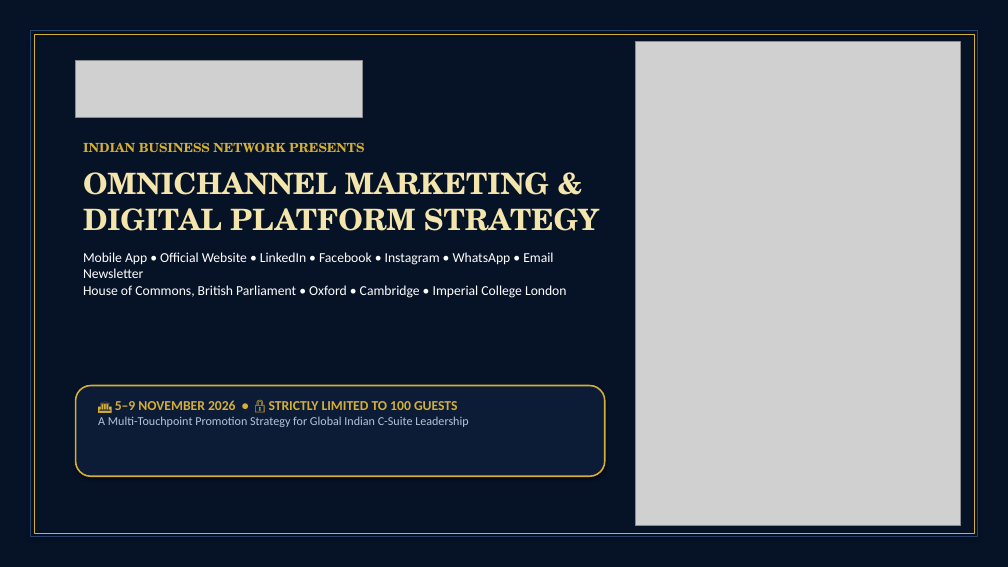
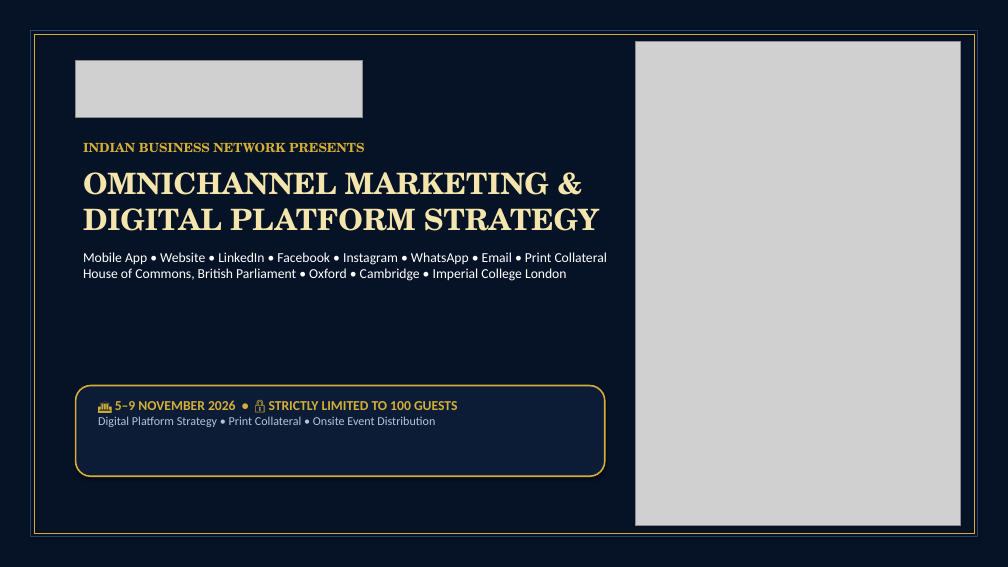
Before and after one commit to sentientiaproject/ibn-london-2026, a slide deck: slide 1 of IBN_2026_Digital_Marketing_and_Platform_Strategy.pptx. Drawn at 1008x567 pixels with LibreOffice and Linux fonts; fonts in the diff are those of the drawing; grey boxes stand for pictures. Boxes give left, top, right and bottom in pixels: in the first picture for what was removed or moved away, otherwise in the second. Text is boxed around its words. In the diff, an @@ line names an element or a change of style, - is before the commit and + after.

Commit message:
Include printable brochure and onsite template distribution in slides, PPTX, and website

```diff
--- a/IBN_2026_Digital_Marketing_and_Platform_Strategy.pptx
+++ b/IBN_2026_Digital_Marketing_and_Platform_Strategy.pptx
@@ text at bbox=[83, 252, 607, 281]: text changed @@
-Mobile App • Official Website • LinkedIn • Facebook • Instagram • WhatsApp • Email Newsletter
-House of Commons, British Parliament • Oxford • Cambridge • Imperial College London
+Mobile App • Website • LinkedIn • Facebook • Instagram • WhatsApp • Email • Print Collateral
+House of Commons, British Parliament • Oxford • Cambridge • Imperial College London
@@ text at bbox=[98, 416, 435, 427]: text changed @@
-A Multi-Touchpoint Promotion Strategy for Global Indian C-Suite Leadership
+Digital Platform Strategy • Print Collateral • Onsite Event Distribution
```
Also in this commit, not shown: 1 other slide changed, 1 slide added, 3 other files.
